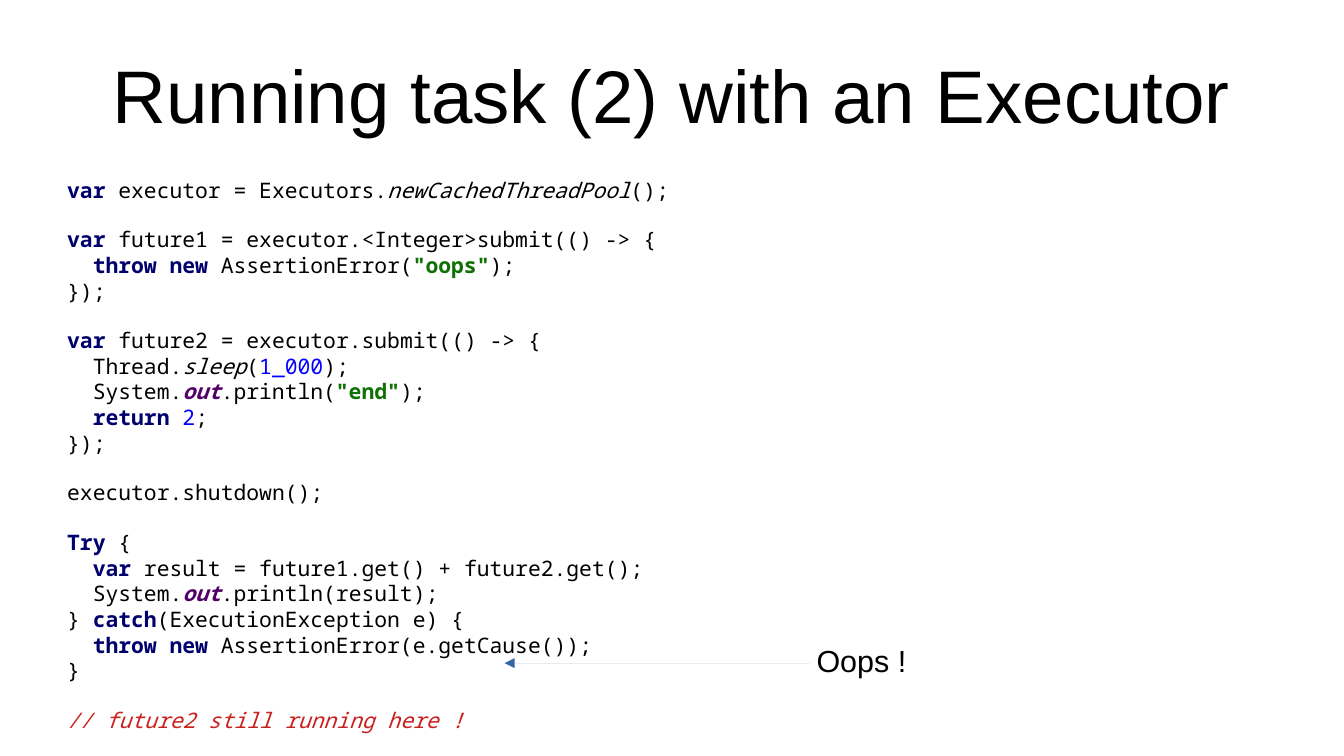
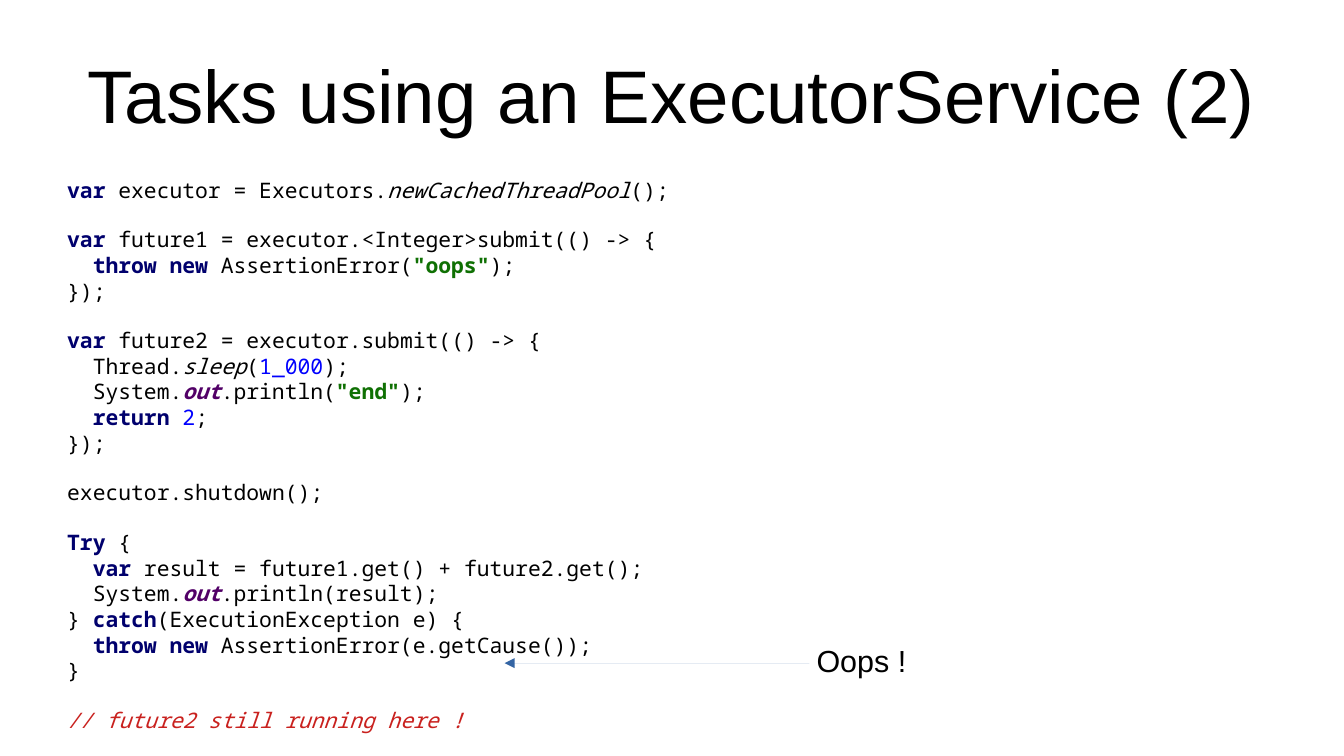
Before and after one commit to forax/loom-fiber, a slide deck: slide 47 of loom is looming.odp. Drawn at 1344x756 pixels with LibreOffice and Linux fonts; fonts in the diff are those of the drawing. Boxes give left, top, right and bottom in pixels: in the first picture for what was removed or moved away, otherwise in the second. Text is boxed around its words. In the diff, an @@ line names an element or a change of style, - is before the commit and + after.

```diff
--- a/loom is looming.odp
+++ b/loom is looming.odp
@@ title at <box>88,69,1254,137</box>: text changed @@
-Running task (2) with an Executor
+Tasks using an ExecutorService (2)
```
Also in this commit, not shown: 10 other slides changed, 1 other file.
